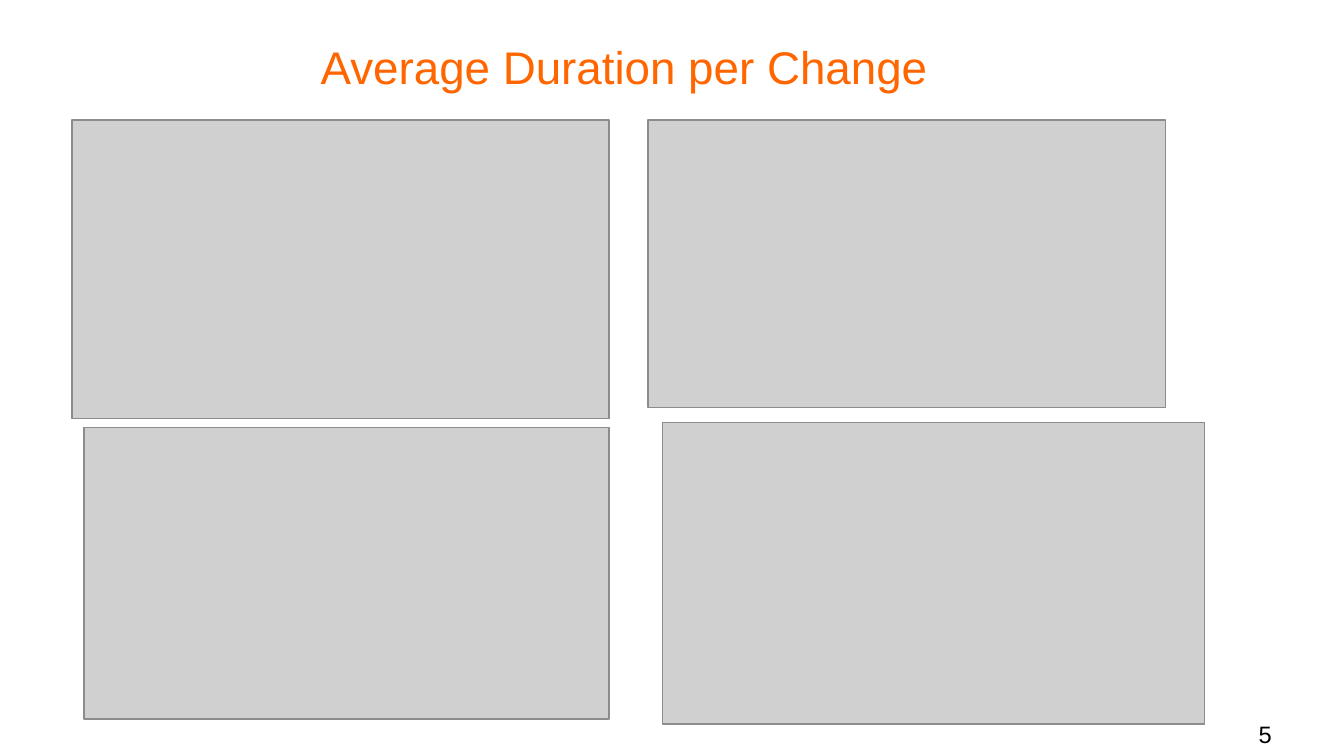
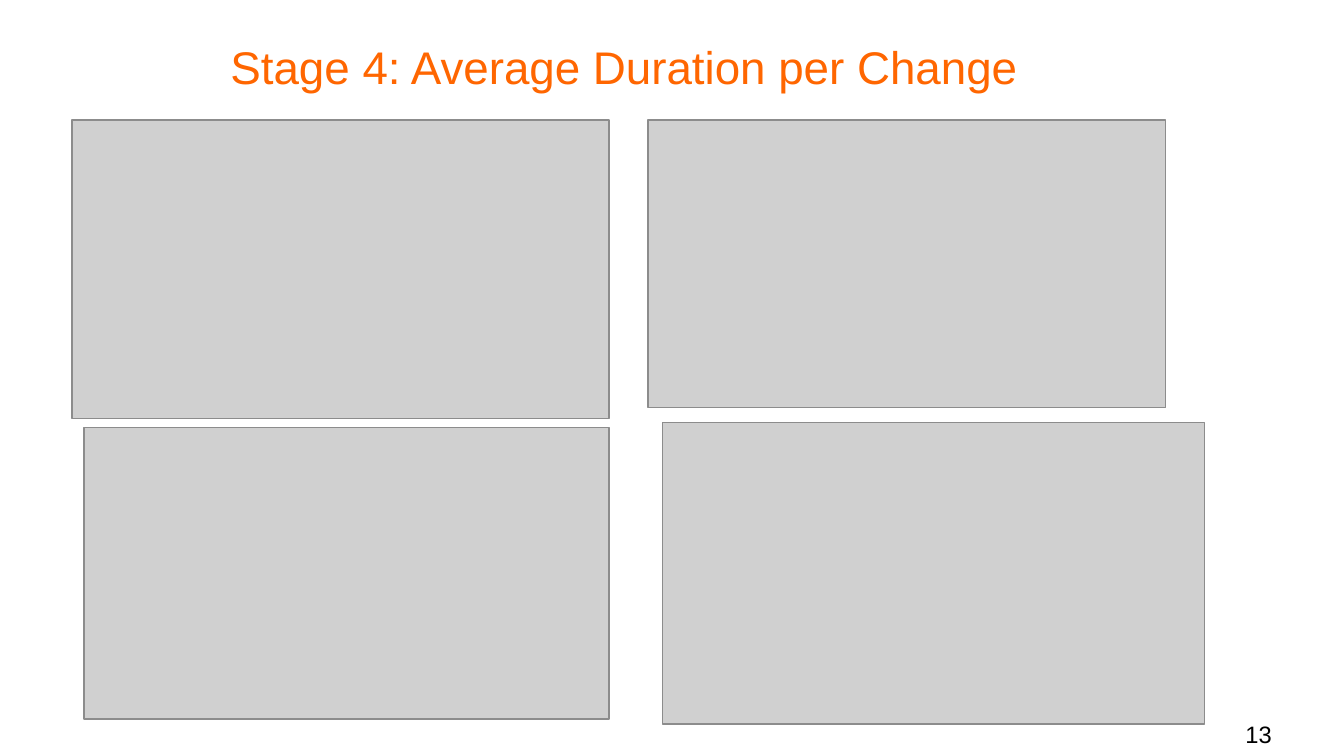
Before and after one commit to bldl/js-proposals, a slide deck: slide 13 of Data Analysis/Presentation/tc39 proposals observations.odp (slide 5 before the commit). Drawn at 1344x756 pixels with LibreOffice and Linux fonts; fonts in the diff are those of the drawing; grey boxes stand for pictures; background and template pictures are left out. Boxes give left, top, right and bottom in pixels: in the first picture for what was removed or moved away, otherwise in the second. Text is boxed around its words. In the diff, an @@ line names an element or a change of style, - is before the commit and + after.

```diff
--- a/Data Analysis/Presentation/tc39 proposals observations.odp
+++ b/Data Analysis/Presentation/tc39 proposals observations.odp
@@ title at box(230, 51, 1017, 93): text changed @@
-Average Duration per Change
+Stage 4: Average Duration per Change
@@ page number at box(1245, 726, 1271, 744): text changed @@
-5
+13
```
Also in this commit, not shown: 1 other slide changed, 12 slides added, 1 slide removed, 55 other files.
